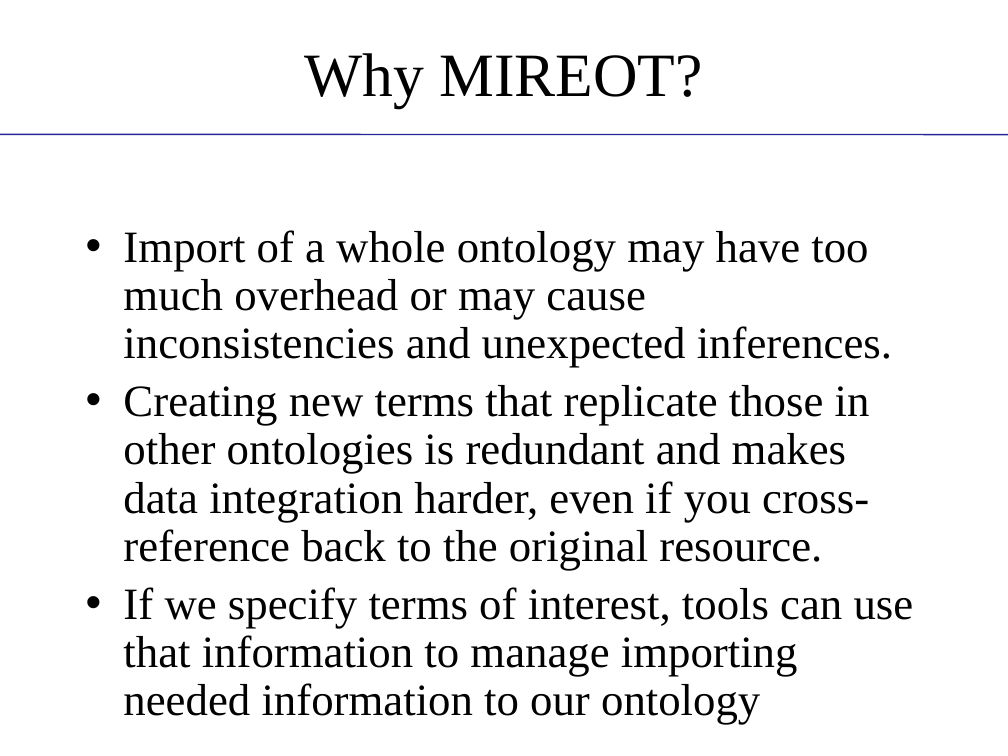
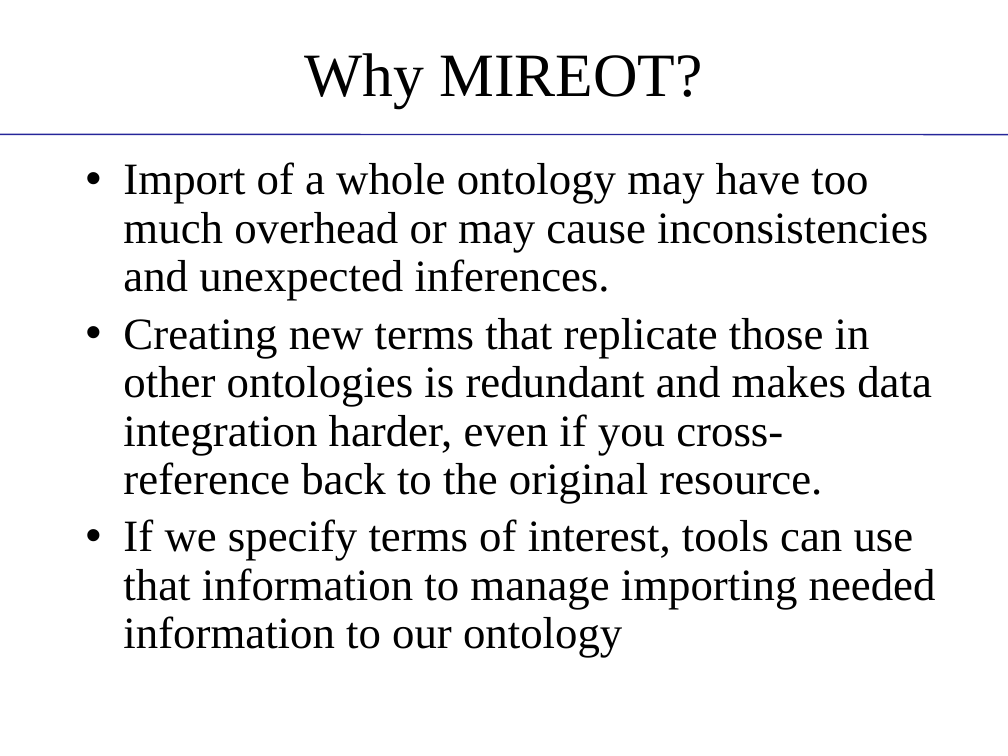
Before and after one commit to obi-ontology/obi-legacy-svn, a slide deck: slide 3 of trunk/docs/presentations/OBI tutorial July 2011 ICBO/MIREOT-View.pptx. Drawn at 1008x756 pixels with LibreOffice and Linux fonts; fonts in the diff are those of the drawing; background and template pictures are left out. Boxes give left, top, right and bottom in pixels: in the first picture for what was removed or moved away, otherwise in the second. Text is boxed around its words. In the diff, an @@ line names an element or a change of style, - is before the commit and + after.

```diff
--- a/trunk/docs/presentations/OBI tutorial July 2011 ICBO/MIREOT-View.pptx
+++ b/trunk/docs/presentations/OBI tutorial July 2011 ICBO/MIREOT-View.pptx
@@ text "Import of a whole ontology ..." rewrapped from (x1=123, y1=230, x2=914, y2=677) to (x1=123, y1=162, x2=936, y2=658) @@
```
Also in this commit, not shown: 3 other slides changed.
